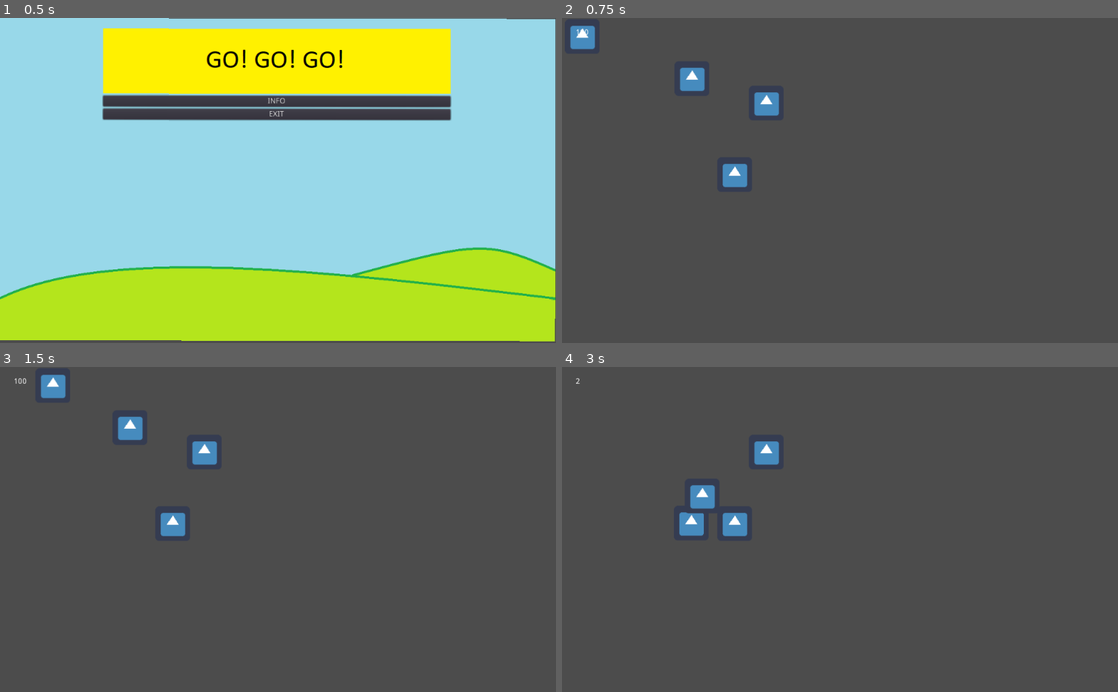
Above: before the commit, frames 1-4 (two rows, left to right).
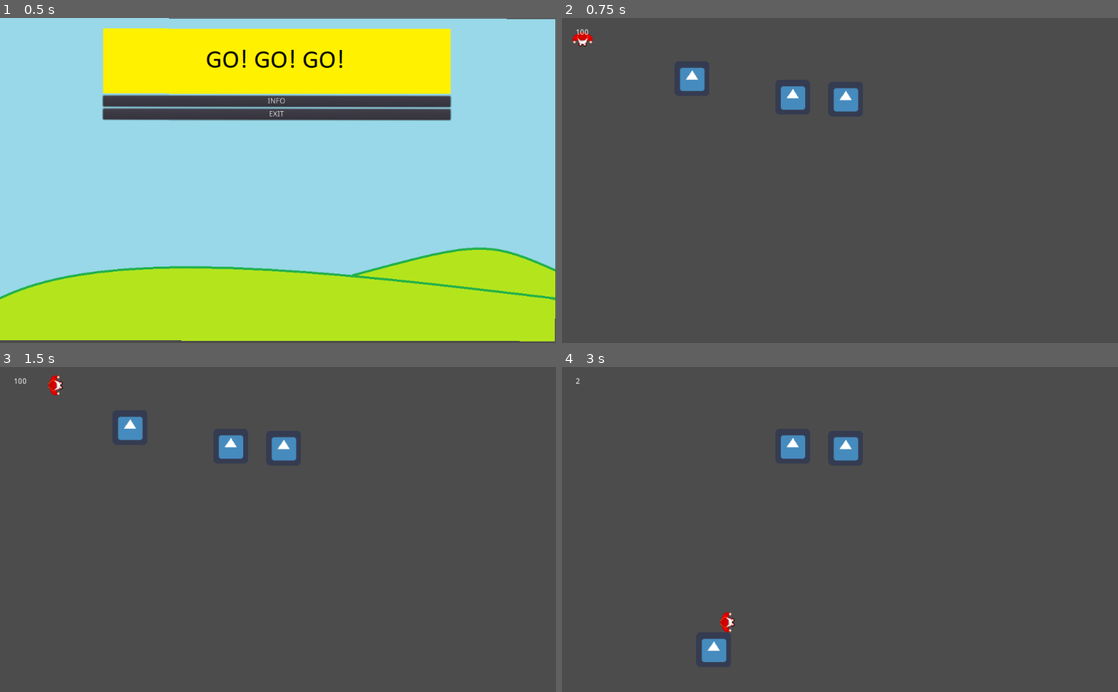
Above: after the commit, the same moments.

Repository: TheSpaceManSplatt/Game_Jam
Game: Godot game, scene res://MENUS/main menu.tscn
Two runs of this game, one before a commit and one after it. Both use one fixed random seed, a clock stepped at 60 frames per second and the inputs below. The engine's default icon, where the game draws it, is replaced by a stand-in: a white triangle on a blue panel in a dark square.
Inputs (mouse positions are in pixels of both pictures, inside the frame that each line leads up to):
- Up to frame 1 (0.5 s): no input
- Up to frame 2 (0.75 s): click (840, 60) at 0.5 s
- Up to frame 3 (1.5 s): tap Enter at 1.25 s; move the mouse to (44, 614) at 1.27 s; hold Right (steer_right) from 1.28 s (still down); tap Space (enter_car) at 1.35 s
- Up to frame 4 (3 s): move the mouse to (728, 545) at 2.02 s; release Right (steer_right) at 2.03 s; hold Down (drive_backward) 2.03-2.78 s; tap Space (enter_car) at 2.1, 2.85 s; move the mouse to (895, 458) at 2.77 s; hold Right (steer_right) from 2.78 s (still down)

Frame 1 is identical in both runs. In frame 2, 1.6% of the frame differs, in the area x 1-54%, y 2-53%; in frame 3, 1.6%; in frame 4, 2.4%, in the area x 21-54%, y 20-91%.

Commit message:
BEEF CAKE INCOMING
added a beefy boi

Diff:
--- a/Everything Else/Valet.gd
+++ b/Everything Else/Valet.gd
@@ -5,6 +5,7 @@
 func _physics_process(delta):
 	if Input.is_action_just_pressed("enter_car"):
 		enter_car()
+
 
 	var move_vec = Vector2()
 	if Input.is_action_pressed("drive_forward"):
@@ -16,8 +17,18 @@
 	if Input.is_action_pressed("steer_right"):
 		move_vec.x += 1
 	move_vec = move_vec.normalized()
+
+	if( move_vec.y > 0 ):
+			rotation_degrees = 0
+	elif( move_vec.y < 0):
+			rotation_degrees = 180
+	else:
+		if( move_vec.x > 0 ):
+			rotation_degrees = -90
+		elif( move_vec.x < 0 ):
+			rotation_degrees = 90
+
 	move_and_collide(move_vec * MOVE_SPEED * delta)
-
 
 func enter_car():
 	var bodies = $Area2D.get_overlapping_bodies()
--- a/Everything Else/Valet.tscn
+++ b/Everything Else/Valet.tscn
@@ -1,6 +1,6 @@
 [gd_scene load_steps=5 format=2]
 
-[ext_resource path="res://Everything Else/icon.png" type="Texture" id=1]
+[ext_resource path="res://Everything Else/P1.png" type="Texture" id=1]
 [ext_resource path="res://Everything Else/Valet.gd" type="Script" id=2]
 
 [sub_resource type="CircleShape2D" id=1]
--- a/Everything Else/World.tscn
+++ b/Everything Else/World.tscn
@@ -22,10 +22,10 @@
 position = Vector2( 239.464, 111.813 )
 
 [node name="Car2" parent="." instance=ExtResource( 3 )]
-position = Vector2( 376.388, 157.232 )
+position = Vector2( 424.904, 146.206 )
 
 [node name="Car3" parent="." instance=ExtResource( 3 )]
-position = Vector2( 318.087, 289.268 )
+position = Vector2( 522.443, 149.6 )
 
 [node name="Car_spawner" parent="." instance=ExtResource( 2 )]
 position = Vector2( 739.148, 379.05 )
Binary file added: Everything Else/P1.png
Not shown, added: Everything Else/P1.png.import
